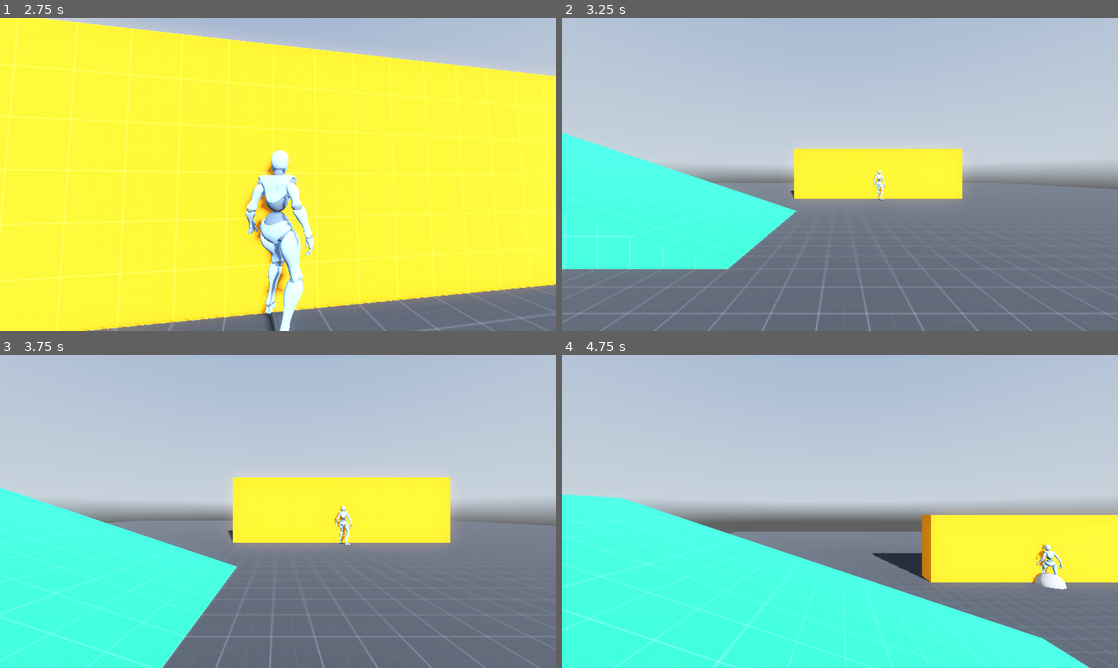
Above: before the commit, frames 1-4 (two rows, left to right).
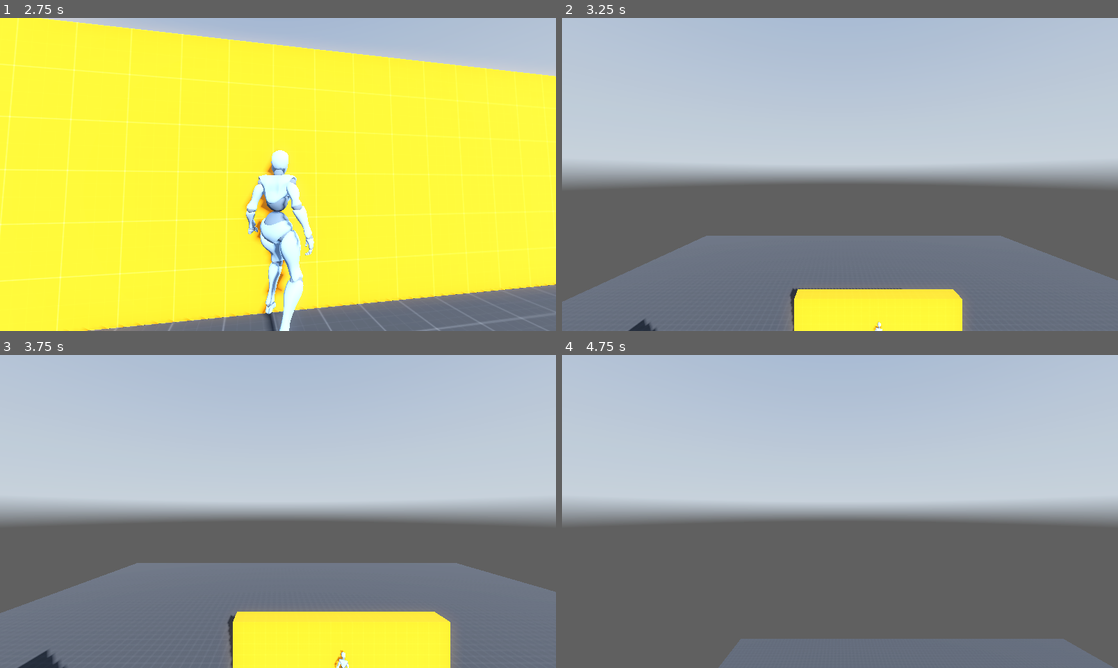
Above: after the commit, the same moments.

Repository: btarg/third-person-controller
Game: Godot game, scene res://Scenes/Levels/prototype.tscn
Two runs of this game, one before a commit and one after it. Both use one fixed random seed, a clock stepped at 60 frames per second and the inputs below. A sky picture missing from this copy of the repository is replaced by a grey-blue gradient.
Inputs (mouse positions are in pixels of both pictures, inside the frame that each line leads up to):
- Up to frame 1 (2.75 s): tap Enter at 0.5 s; move the mouse to (305, 174) at 0.52 s; hold W (move_forwards) from 0.53 s (still down); tap F at 0.6, 1.55, 2.1 s; tap Space (jump) at 0.77, 1.52 s; move the mouse to (250, 174) at 1.27 s; tap Shift (run) at 1.35 s; move the mouse to (289, 168) at 2.02 s
- Up to frame 2 (3.25 s): keep holding W (move_forwards); move the mouse to (834, 180) at 2.77 s; tap R at 2.85 s; tap Space (jump) at 3.02 s; tap F at 3.05 s
- Up to frame 3 (3.75 s): move the mouse to (444, 558) at 3.52 s; release W (move_forwards) at 3.53 s; hold A (move_left) from 3.53 s (still down); tap P at 3.6 s
- Up to frame 4 (4.75 s): keep holding A (move_left); tap Space (jump) at 3.77, 4.52 s; tap F at 3.8, 4.55 s; move the mouse to (673, 464) at 4.27 s; tap 1 at 4.35 s

Frame 1 is identical in both runs. In frame 2, 32% of the frame differs, in the area x 0-100%, y 36-100%; in frame 3, 40%; in frame 4, 47%, in the area x 0-100%, y 44-100%.

Commit message:
BG3 camera focused node

Diff:
--- a/Scripts/Camera/TopDownPlayer.gd
+++ b/Scripts/Camera/TopDownPlayer.gd
@@ -1,6 +1,7 @@
 extends CharacterBody3D
 class_name TopDownPlayerController
 
+@onready var player := get_tree().get_nodes_in_group("Player")[0] as PlayerController
 @onready var spring_arm_pivot := $TopDownPlayerPivot as Node3D
 @onready var spring_arm := spring_arm_pivot.get_node("SpringArm3D") as SpringArm3D
 @onready var camera := spring_arm.get_node("TopDownCamera") as Camera3D
@@ -15,7 +16,8 @@
 var speed: float = 7.0
 var acceleration: float = 0.1
 var deceleration: float = 0.2
-
+var focus_acceleration: float = 0.01
+@onready var focused_node: Node3D = player
 @onready var target_spring_length := spring_arm.spring_length
 
 @export var enabled : bool:
@@ -62,6 +64,15 @@
     # Lerp the spring length
     spring_arm.spring_length = lerp(spring_arm.spring_length, target_spring_length, LERP_VALUE)
 
+    # Keep the same Y level as the focused node
+    if focused_node:
+        var target_y := focused_node.global_transform.origin.y
+        var current_y := global_transform.origin.y
+        var new_y : float = lerp(current_y, target_y, focus_acceleration)
+        global_transform.origin.y = new_y
+    else:
+        printerr("No focused node set!")
+
     move_and_slide()
 
 func unhandled_input_update(event) -> void:
@@ -74,3 +85,5 @@
             target_spring_length = clamp(spring_arm.spring_length- spring_arm_scroll_speed, min_spring_arm_length, max_spring_arm_length)
         elif event is InputEventMouseButton and event.button_index == MOUSE_BUTTON_WHEEL_DOWN:
             target_spring_length = clamp(spring_arm.spring_length + spring_arm_scroll_speed, min_spring_arm_length, max_spring_arm_length)
+        elif event is InputEventKey and event.is_pressed() and event.keycode == KEY_F:
+            position.y += 10.0
--- a/Scripts/Characters/SpringArmPivot.gd
+++ b/Scripts/Characters/SpringArmPivot.gd
@@ -28,7 +28,6 @@
 @export var debug_messages : bool = false
 
 const CAMERA_BLEND : float = 0.1
-
 
 @onready var spring_arm : SpringArm3D = $SpringArm3D
 @onready var camera : Camera3D = $SpringArm3D/FreelookCamera
